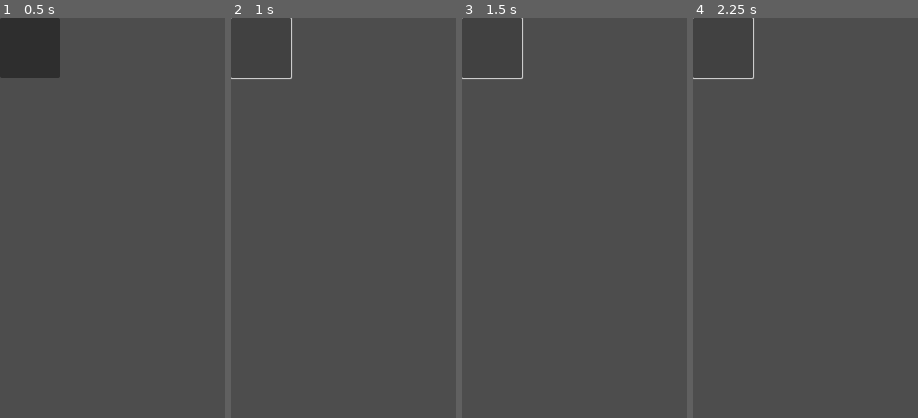
Above: before the commit, frames 1-4 (left to right).
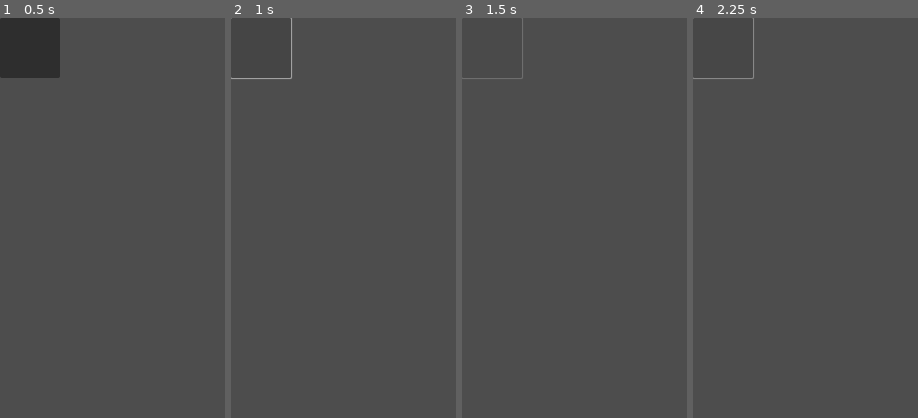
Above: after the commit, the same moments.

Repository: pokeparadox/SoundBoxGd
Game: Godot game, scene res://Components/audio_button.tscn
Two runs of this game, one before a commit and one after it. Both use one fixed random seed, a clock stepped at 60 frames per second and the inputs below. This scene is started directly instead of the project's main scene.
Inputs (mouse positions are % of the whole screen's width and height, from its top left):
- Up to frame 1 (0.5 s): no input
- Up to frame 2 (1 s): click (7, 4) at 0.5 s
- Up to frame 3 (1.5 s): click (7, 4) at 1.25 s
- Up to frame 4 (2.25 s): click (7, 4) at 2 s
The pictures show only the part of the screen within x 0-50%, y 0-50%; the shares and areas given below are measured in that part.

Frame 1 is identical in both runs. In frame 2, 0.1% of the frame differs, in the area x 0-28%, y 0-16%; in frame 3, 0.1%; in frame 4, 0.1%.

Commit message:
Added flashing animation

Diff:
--- a/Components/audio_button.gd
+++ b/Components/audio_button.gd
@@ -25,3 +25,8 @@
 
 func _on_pressed() -> void:
 	$Sound.play()
+	$ButtonFlashAnim.play("FlashButton")
+
+
+func _on_sound_finished() -> void:
+	$ButtonFlashAnim.stop()
--- a/Components/audio_button.tscn
+++ b/Components/audio_button.tscn
@@ -1,6 +1,43 @@
-[gd_scene load_steps=2 format=3 uid="uid://hvlhpggfeeak"]
+[gd_scene load_steps=5 format=3 uid="uid://hvlhpggfeeak"]
 
 [ext_resource type="Script" path="res://Components/audio_button.gd" id="1_smtsg"]
+
+[sub_resource type="Animation" id="Animation_xq5in"]
+resource_name = "FlashButton"
+loop_mode = 1
+tracks/0/type = "value"
+tracks/0/imported = false
+tracks/0/enabled = true
+tracks/0/path = NodePath(".:modulate")
+tracks/0/interp = 1
+tracks/0/loop_wrap = true
+tracks/0/keys = {
+"times": PackedFloat32Array(0, 1),
+"transitions": PackedFloat32Array(1, 1),
+"update": 0,
+"values": [Color(1, 1, 1, 1), Color(1, 1, 1, 0.196078)]
+}
+
+[sub_resource type="Animation" id="Animation_lj0hd"]
+length = 0.001
+tracks/0/type = "value"
+tracks/0/imported = false
+tracks/0/enabled = true
+tracks/0/path = NodePath(".:modulate")
+tracks/0/interp = 1
+tracks/0/loop_wrap = true
+tracks/0/keys = {
+"times": PackedFloat32Array(0),
+"transitions": PackedFloat32Array(1),
+"update": 0,
+"values": [Color(1, 1, 1, 1)]
+}
+
+[sub_resource type="AnimationLibrary" id="AnimationLibrary_t04bj"]
+_data = {
+"FlashButton": SubResource("Animation_xq5in"),
+"RESET": SubResource("Animation_lj0hd")
+}
 
 [node name="AudioButton" type="Button"]
 custom_minimum_size = Vector2(96, 96)
@@ -18,4 +55,10 @@
 
 [node name="Sound" type="AudioStreamPlayer" parent="."]
 
+[node name="ButtonFlashAnim" type="AnimationPlayer" parent="."]
+libraries = {
+"": SubResource("AnimationLibrary_t04bj")
+}
+
 [connection signal="pressed" from="." to="." method="_on_pressed"]
+[connection signal="finished" from="Sound" to="." method="_on_sound_finished"]
--- a/main.gd
+++ b/main.gd
@@ -7,5 +7,5 @@
 
 
 # Called every frame. 'delta' is the elapsed time since the previous frame.
-func _process(delta: float) -> void:
+func _process(_delta: float) -> void:
 	pass
Not shown, added: export_presets.cfg
